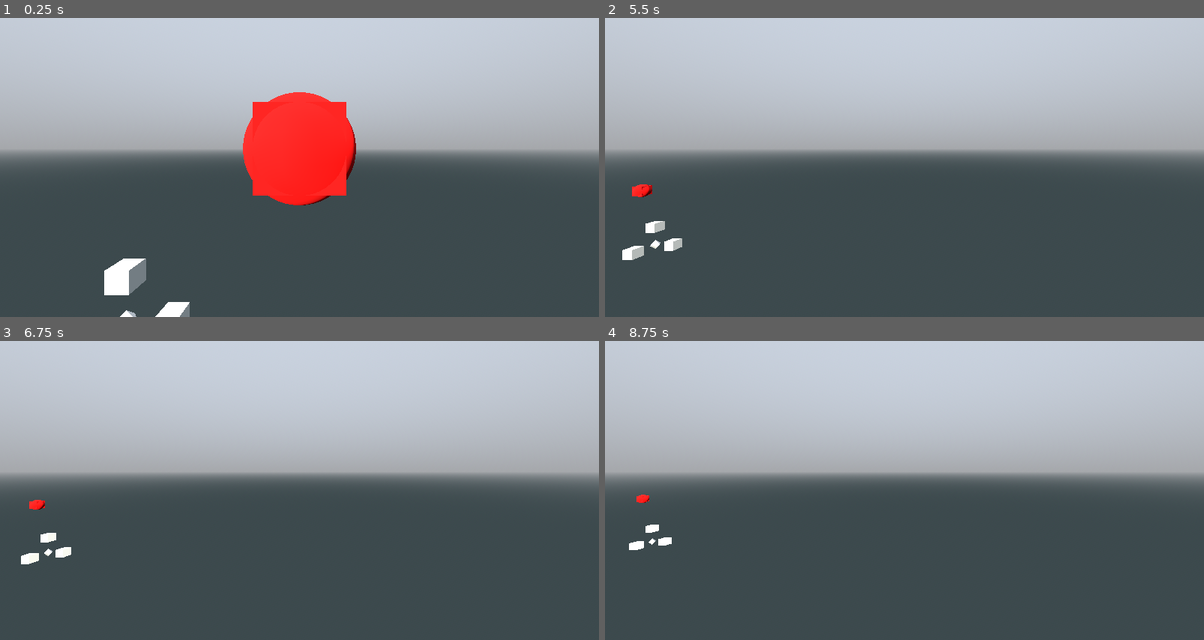
Above: before the commit, frames 1-4 (two rows, left to right).
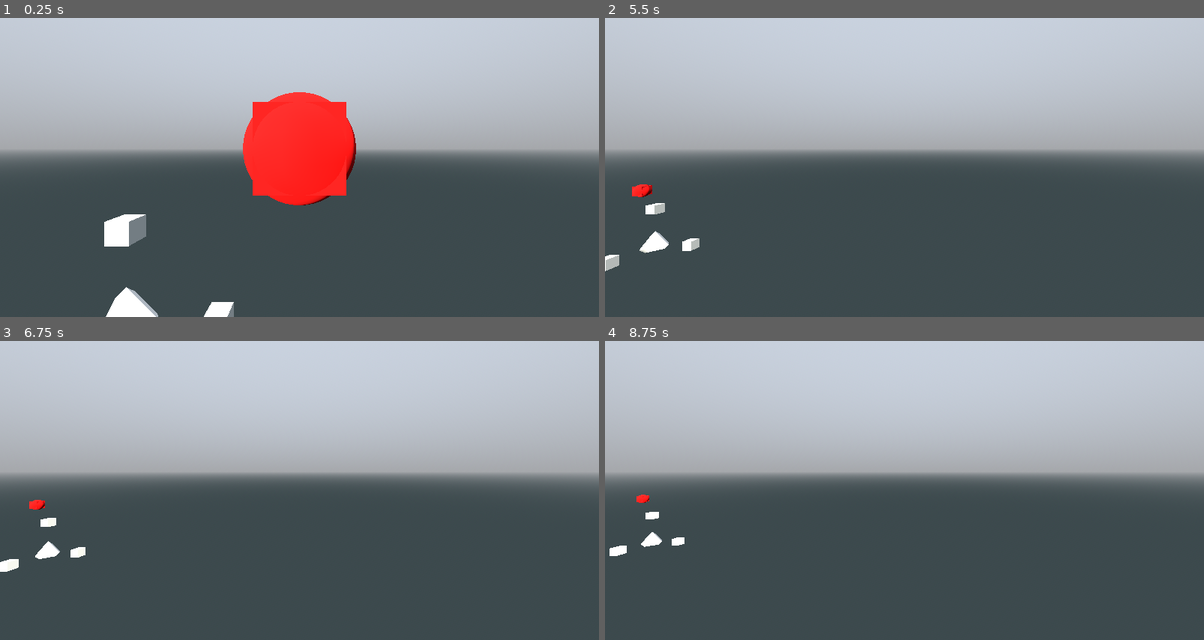
Above: after the commit, the same moments.

Repository: pixerhp/Hatchetflair
Game: Godot game, scene res://topscenes/gameplay_topscene.tscn
Two runs of this game, one before a commit and one after it. Both use one fixed random seed, a clock stepped at 60 frames per second and the inputs below.
Inputs (mouse positions are in pixels of both pictures, inside the frame that each line leads up to):
- Up to frame 1 (0.25 s): no input
- Up to frame 2 (5.5 s): tap Enter at 0.5, 2, 3.5 s; move the mouse to (1036, 131) at 0.52 s; hold D (move_right) 0.53-1.28 s; hold Shift (speed_faster) 0.53-1.28 s; click (1036, 131) at 0.67 s; tap Space (move_jump_up) at 1.25, 2.75, 4.25 s; move the mouse to (784, 164) at 1.27 s; hold S (move_backwards) 1.28-2.03 s; tap Ctrl (speed_slower) at 1.35, 2.85, 4.35 s; move the mouse to (964, 74) at 2.02 s; hold D (move_right) 2.03-2.78 s; hold Shift (speed_faster) 2.03-2.78 s; move the mouse to (874, 215) at 2.77 s; hold W (move_forwards) 2.78-3.53 s; click (874, 215) at 2.92 s; move the mouse to (1084, 200) at 3.52 s; hold Shift (speed_faster) 3.53-4.28 s; hold A (move_left) 3.53-5.03 s; move the mouse to (724, 98) at 4.27 s; move the mouse to (934, 149) at 5.02 s; hold S (move_backwards) from 5.03 s (still down); hold Shift (speed_faster) from 5.03 s (still down); click (934, 149) at 5.17 s
- Up to frame 3 (6.75 s): move the mouse to (209, 388) at 5.77 s; release S (move_backwards) at 5.78 s; release Shift (speed_faster) at 5.78 s; hold D (move_right) 5.78-6.53 s; tap Ctrl (speed_slower) at 5.85 s; move the mouse to (431, 454) at 6.52 s; hold W (move_forwards) from 6.53 s (still down); hold Shift (speed_faster) from 6.53 s (still down)
- Up to frame 4 (8.75 s): move the mouse to (784, 487) at 7.27 s; release W (move_forwards) at 7.28 s; release Shift (speed_faster) at 7.28 s; hold D (move_right) 7.28-8.03 s; tap Ctrl (speed_slower) at 7.35 s; click (784, 487) at 7.42 s; move the mouse to (964, 397) at 8.02 s; hold S (move_backwards) from 8.03 s (still down); hold Shift (speed_faster) from 8.03 s (still down)

The runs differ from the first frame. In frame 1, 2.3% of the frame differs, in the area x 17-40%, y 65-100%; in frame 2, 0.8%; in frame 3, 0.6%; in frame 4, 0.4%.

Commit message:
Implement empty tile neighboring march_ang meshing

Diff:
--- a/scripts/tchunks_manager.gd
+++ b/scripts/tchunks_manager.gd
@@ -143,37 +143,52 @@
 		pos: Vector3i, tc_27: Array[TChunk],
 		verts_ref: PackedVector3Array, norms_ref: PackedVector3Array,
 	):
-		# !!! check for doing march_ang meshing
-		pass
+		# Check for and conditionally attempt to mesh marching cube sections.
+		var neighbor_shapes: PackedByteArray = []
+		neighbor_shapes.resize(6)
+		for i in range(6):
+			neighbor_shapes[i] = (
+				tc_27[get_tc27_tchunk_i(pos, TCU.ts_tess_cube_move[i])
+				].tile_shapes[get_tc27_tile_i(pos,TCU.ts_tess_cube_move[i])])
+		for i in range(8):
+			if ((neighbor_shapes[i%2] == TILE_SHAPE.MARCH_ANG) or
+				(neighbor_shapes[((i/2)%2)+2] == TILE_SHAPE.MARCH_ANG) or
+				(neighbor_shapes[((i/4)%2)+4] == TILE_SHAPE.MARCH_ANG)
+			):
+				mesh_march_ang_sect(pos, i, tc_27, verts_ref, norms_ref)
 
 	func mesh_march_ang(
 		pos: Vector3i, tc_27: Array[TChunk],
+		verts_ref: PackedVector3Array, norms_ref: PackedVector3Array,
+	):
+		for section in range(8):
+			mesh_march_ang_sect(pos, section, tc_27, verts_ref, norms_ref)
+
+	func mesh_march_ang_sect(
+		pos: Vector3i, sect: int, tc_27: Array[TChunk],
 		verts_ref: PackedVector3Array, norms_ref: PackedVector3Array,
 	):
 		var comb: int = 0b00000000
 		var move: Vector3i = Vector3i()
-		for section in range(8):
-			comb = 0b00000000
-			for state_i in range(8):
-				move = Vector3i(((section%2)-1)+(state_i%2),
-					(((section/2)%2)-1)+((state_i/2)%2),
-					(((section/4)%2)-1)+((state_i/4)%2))
-				comb |= int( # cast false/true to 0/1
-					tc_27[get_tc27_tchunk_i(pos, move)
-					].tile_shapes[get_tc27_tile_i(pos, move)] > TILE_SHAPE.EMPTY # "is solid?"
-					) << state_i # bitshift
-			for i in range(TCU.ts_march_ang_inds[comb][7-section].size()):
-				verts_ref.append(TCU.ts_march_ang_patt_verts[TCU.ts_march_ang_inds[comb][7-section][i]]
-					+ Vector3(section%2,(section/2)%2,(section/4)%2) + (Vector3(pos) - TCU.TCHUNK_HS))
-				if i%3 == 0:
-					norms_ref.append(TCU.triangle_normal_vector(PackedVector3Array([
-						TCU.ts_march_ang_patt_verts[TCU.ts_march_ang_inds[comb][7-section][i]],
-						TCU.ts_march_ang_patt_verts[TCU.ts_march_ang_inds[comb][7-section][i+1]],
-						TCU.ts_march_ang_patt_verts[TCU.ts_march_ang_inds[comb][7-section][i+2]],
-					])))
-					norms_ref.append(norms_ref[norms_ref.size() - 1])
-					norms_ref.append(norms_ref[norms_ref.size() - 2])
-		pass
+		for state_i in range(8):
+			move = Vector3i(((sect%2)-1)+(state_i%2),
+				(((sect/2)%2)-1)+((state_i/2)%2),
+				(((sect/4)%2)-1)+((state_i/4)%2))
+			comb |= int( # cast false/true to 0/1
+				tc_27[get_tc27_tchunk_i(pos, move)
+				].tile_shapes[get_tc27_tile_i(pos, move)] > TILE_SHAPE.EMPTY # "is solid?"
+				) << state_i # bitshift
+		for i in range(TCU.ts_march_ang_inds[comb][7-sect].size()):
+			verts_ref.append(TCU.ts_march_ang_patt_verts[TCU.ts_march_ang_inds[comb][7-sect][i]]
+				+ Vector3(sect%2,(sect/2)%2,(sect/4)%2) + (Vector3(pos) - TCU.TCHUNK_HS))
+			if i%3 == 0:
+				norms_ref.append(TCU.triangle_normal_vector(PackedVector3Array([
+					TCU.ts_march_ang_patt_verts[TCU.ts_march_ang_inds[comb][7-sect][i]],
+					TCU.ts_march_ang_patt_verts[TCU.ts_march_ang_inds[comb][7-sect][i+1]],
+					TCU.ts_march_ang_patt_verts[TCU.ts_march_ang_inds[comb][7-sect][i+2]],
+				])))
+				norms_ref.append(norms_ref[norms_ref.size() - 1])
+				norms_ref.append(norms_ref[norms_ref.size() - 2])
 
 	func mesh_tess_cube(
 		pos: Vector3i, tc_27: Array[TChunk],
@@ -255,10 +270,13 @@
 	test_chunk.tile_shapes.fill(TILE_SHAPE.EMPTY)
 	#test_chunk.randomize_tiles()
 	test_chunk.tile_shapes[0] = TILE_SHAPE.MARCH_ANG
-
-	test_chunk.tile_shapes[2] = TILE_SHAPE.TESS_CUBE
-	test_chunk.tile_shapes[32] = TILE_SHAPE.TESS_CUBE
-	test_chunk.tile_shapes[512] = TILE_SHAPE.TESS_CUBE
+	test_chunk.tile_shapes[1] = TILE_SHAPE.MARCH_ANG
+	test_chunk.tile_shapes[16] = TILE_SHAPE.MARCH_ANG
+	test_chunk.tile_shapes[256] = TILE_SHAPE.MARCH_ANG
+
+	test_chunk.tile_shapes[4] = TILE_SHAPE.TESS_CUBE
+	test_chunk.tile_shapes[64] = TILE_SHAPE.TESS_CUBE
+	test_chunk.tile_shapes[1024] = TILE_SHAPE.TESS_CUBE
 
 	#test_chunk.tile_shapes[290] = TILE_SHAPE.MARCH_ANG
 	#test_chunk.tile_shapes[530] = TILE_SHAPE.MARCH_ANG
